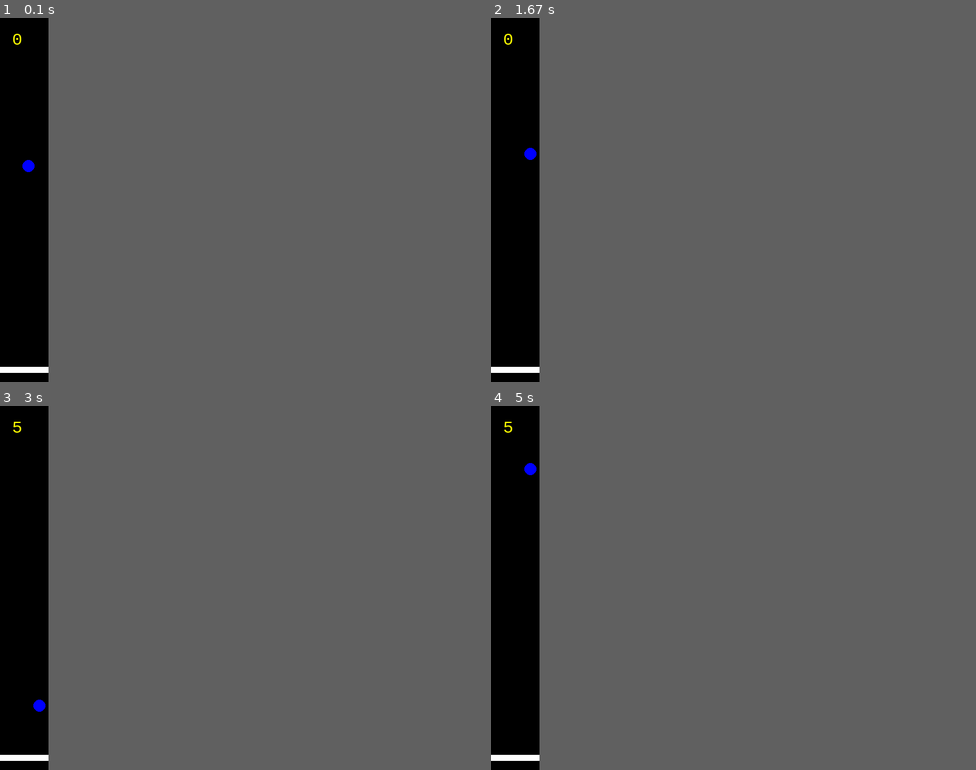
Above: before the commit, frames 1-4 (two rows, left to right).
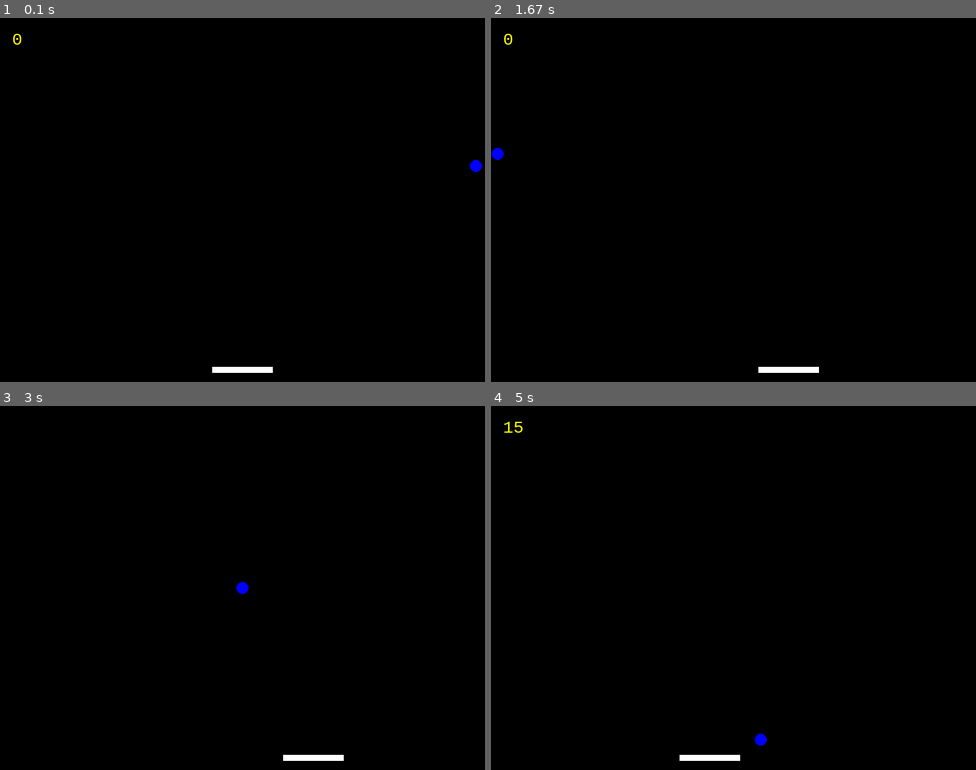
Above: after the commit, the same moments.

Repository: BZVII/pygames
Game: pygame game, started from ball.py
The game is run twice, just before and just after one commit, with the same random seed, the same clock (stepped at 60 frames per second) and the same inputs.
Inputs:
- Up to frame 1 (0.1 s): no input
- Up to frame 2 (1.67 s): hold Right 0.33-0.8 s; hold Right 0.83-1.3 s; hold Left from 1.33 s (still down)
- Up to frame 3 (3 s): release Left at 1.87 s; hold Left 1.9-2.3 s; hold Right 2.33-2.97 s
- Up to frame 4 (5 s): hold Left 3-3.47 s; hold Right 3.5-3.97 s; hold Right 4-4.47 s; hold Left from 4.5 s (still down)
In our replay, the window is 80x600 before the commit and 800x600 after it. These sizes can differ from the game's own. Grey fills any space a smaller window leaves; there, only what the larger window draws over its background counts as a difference.

The runs differ from the first frame. In frame 1, 0.5% of the frame differs, in the area x 0-100%, y 39-98%; in frame 2, 0.5%; in frame 3, 0.5%; in frame 4, 0.6%, in the area x 0-57%, y 4-98%.

Commit message:
800 no 80

Diff:
--- a/ball.py
+++ b/ball.py
@@ -10,7 +10,7 @@
 AZUL = (0, 0, 255)
 VERDE = (0, 255, 0)
 NEGRO = (0, 0, 0)
-ANCHO = 80
+ANCHO = 800
 ALTO = 600
 
 pg.init()
